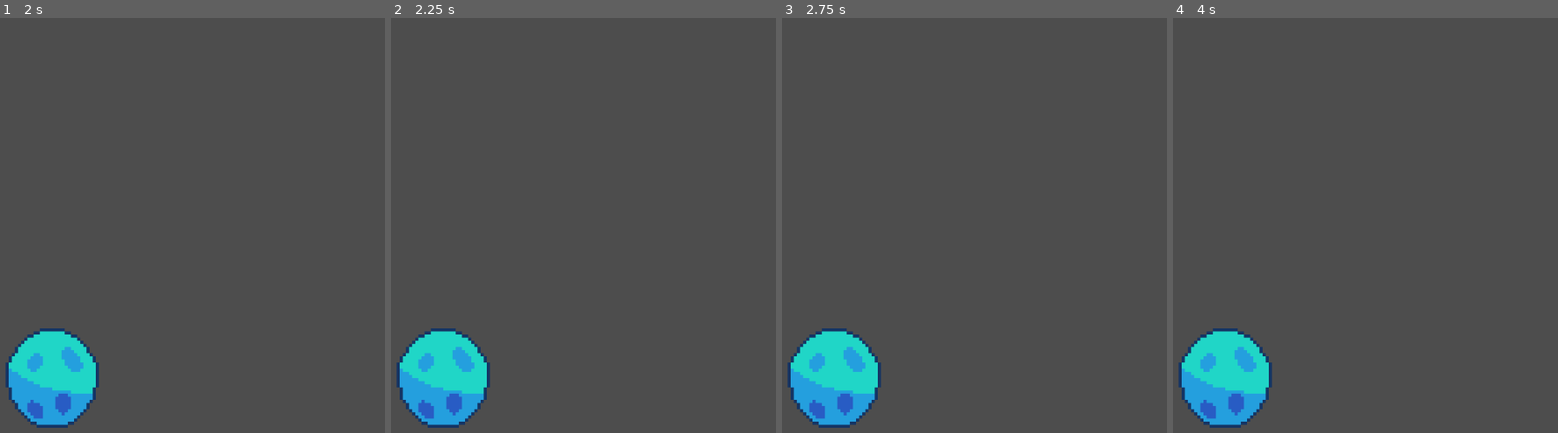
Above: before the commit, frames 1-4 (left to right).
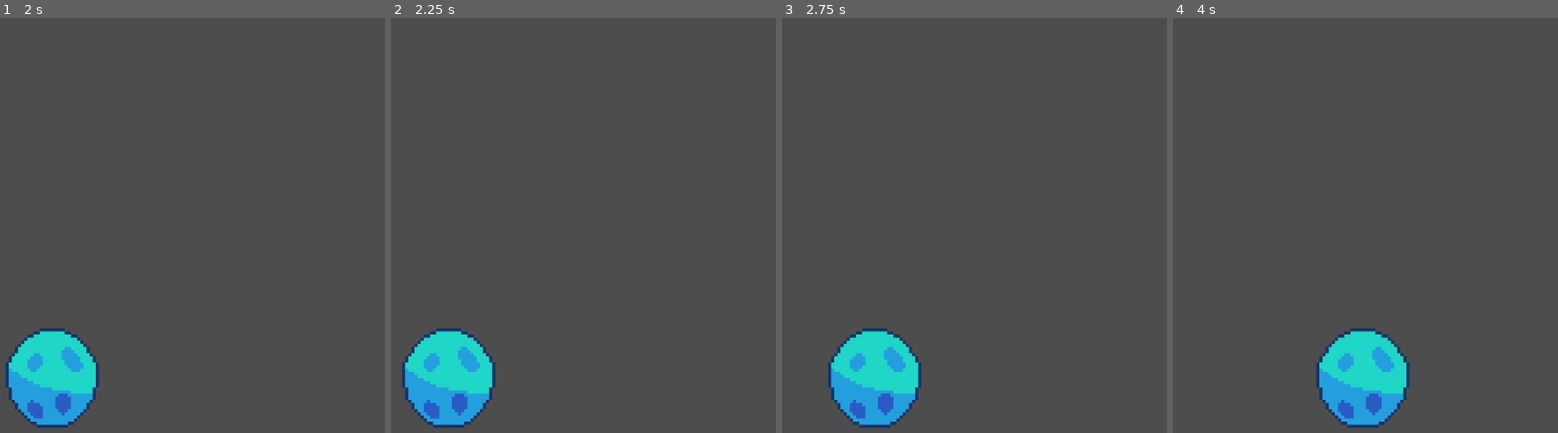
Above: after the commit, the same moments.

Repository: Eeviika/Tomodach-Ika
Game: Godot game, scene res://scenes/scr_game.tscn
Two runs of this game, one before a commit and one after it. Both use one fixed random seed, a clock stepped at 60 frames per second and the inputs below. This scene is started directly instead of the project's main scene.
Inputs (mouse positions are in pixels of both pictures, inside the frame that each line leads up to):
- Up to frame 1 (2 s): tap Enter at 0.5 s; move the mouse to (204, 237) at 0.52 s; click (204, 237) at 0.67 s; move the mouse to (outside the picture) at 1.27 s; click (outside the picture) at 1.42 s
- Up to frame 2 (2.25 s): move the mouse to (514, 150) at 2.02 s; click (514, 150) at 2.17 s
- Up to frame 3 (2.75 s): no input
- Up to frame 4 (4 s): move the mouse to (1192, 362) at 2.77 s; click (1192, 362) at 2.92 s; move the mouse to (1434, 337) at 3.52 s; click (1434, 337) at 3.67 s

Frame 1 is identical in both runs. In frame 2, 1.8% of the frame differs, in the area x 1-28%, y 74-99%; in frame 3, 6.0%; in frame 4, 9.2%, in the area x 1-62%, y 74-99%.

Commit message:
Enhanced movement.

Diff:
--- a/src/scripts/pet.gd
+++ b/src/scripts/pet.gd
@@ -3,7 +3,7 @@
 
 const interpolation: bool = true
 
-@export var movement_speed: int = 100
+@export var movement_speed: int = 30
 @export var jump_height: int = 500
 
 @onready var animated_sprite: AnimatedSprite2D = $AnimatedSprite2D
@@ -30,19 +30,25 @@
 var collision_shape: CircleShape2D
 var goal_destination: Vector2
 
+var logger: Logger = Logger.new(self)
+
+var reached_destination: bool = true
+
 var GRAVITY: float = ProjectSettings.get_setting("physics/2d/default_gravity")
 
 func _is_moving() -> bool:
 	return velocity.y != 0.0 or velocity.x != 0.0
 
 func _is_close_to_destination() -> bool:
-	var x_range: Array[int] = range(goal_destination.x - 1, goal_destination.x + 2)
-	var y_range: Array[int] = range(goal_destination.y - 1, goal_destination.y + 2)
+	var x_range: Array = range(goal_destination.x - 10, goal_destination.x + 11)
+	var y_range: Array = range(goal_destination.y - 10, goal_destination.y + 11)
 
-	return (int(velocity.x) in x_range) and (int(velocity.y) in y_range)
+	return (int(global_position.x) in x_range) and (int(global_position.y) in y_range)
 
 func _move_towards_destination() -> void:
-	if _is_close_to_destination(): return
+	if reached_destination: return;
+	if _is_close_to_destination(): reached_destination = true; return;
+	draw_line(global_position, goal_destination, Color.RED)
 	if goal_destination.x < global_position.x:
 		velocity.x -= movement_speed
 	else:
@@ -53,7 +59,7 @@
 
 	movement_cooldown = Timer.new()
 	movement_cooldown.autostart = false
-	movement_cooldown.wait_time = 30
+	movement_cooldown.wait_time = 2
 	movement_cooldown.one_shot = true
 	add_child(movement_cooldown)
 	movement_cooldown.start()
@@ -109,8 +115,8 @@
 
 	# Handle sideways movement.
 	if is_on_floor():
-		velocity.x /= 1.25
-	if velocity.x < 1:
+		velocity.x /= 1.1
+	if velocity.x > -1 and velocity.x < 1:
 		velocity.x = 0
 
 
@@ -142,21 +148,23 @@
 		return
 
 func jump() -> void:
-	if pet_stats.state == GlobalEnums.PET_STATE.EGG:
-		return
+	reached_destination = true
 	velocity.y -= jump_height
-	velocity.x += randf_range(-2.50, 2.50)
+	velocity.x += [-movement_speed*5, movement_speed*5].pick_random()
 
 func move_randomly() -> void:
 	movement_cooldown.start()
 	if randi_range(1,2) == 1:
 		goal_destination = global_position
-		goal_destination.x += randi_range(-100, 100)
+		goal_destination.x += randi_range(-200, 200)
+		logger.info("Goal Location: (%f, %f)" % [int(goal_destination.x), int(goal_destination.y)])
+		logger.info("My Location: (%f, %f)" % [int(global_position.x), int(global_position.y)])
+		reached_destination = false;
 	else:
 		jump()
 
 func _tick_event(_current_time: float) -> void:
-	if randi_range(1,2) == 1 and movement_cooldown.is_stopped():
+	if movement_cooldown.is_stopped():
 		move_randomly()
 	_animate()
 	# If interpolation is on, we tween.
